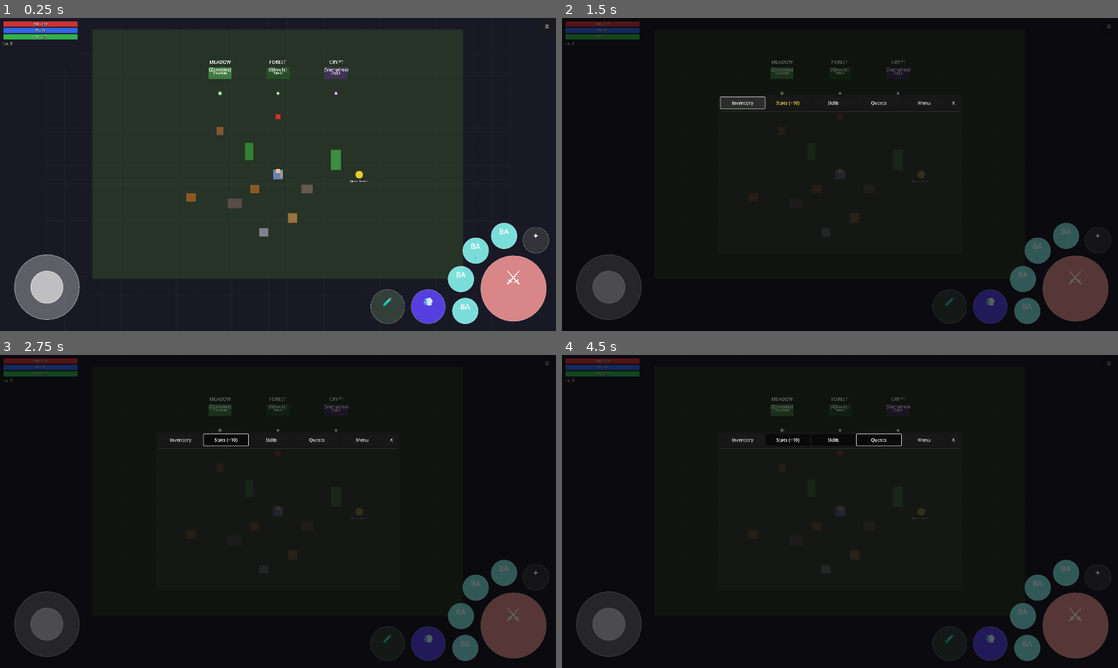
Above: before the commit, frames 1-4 (two rows, left to right).
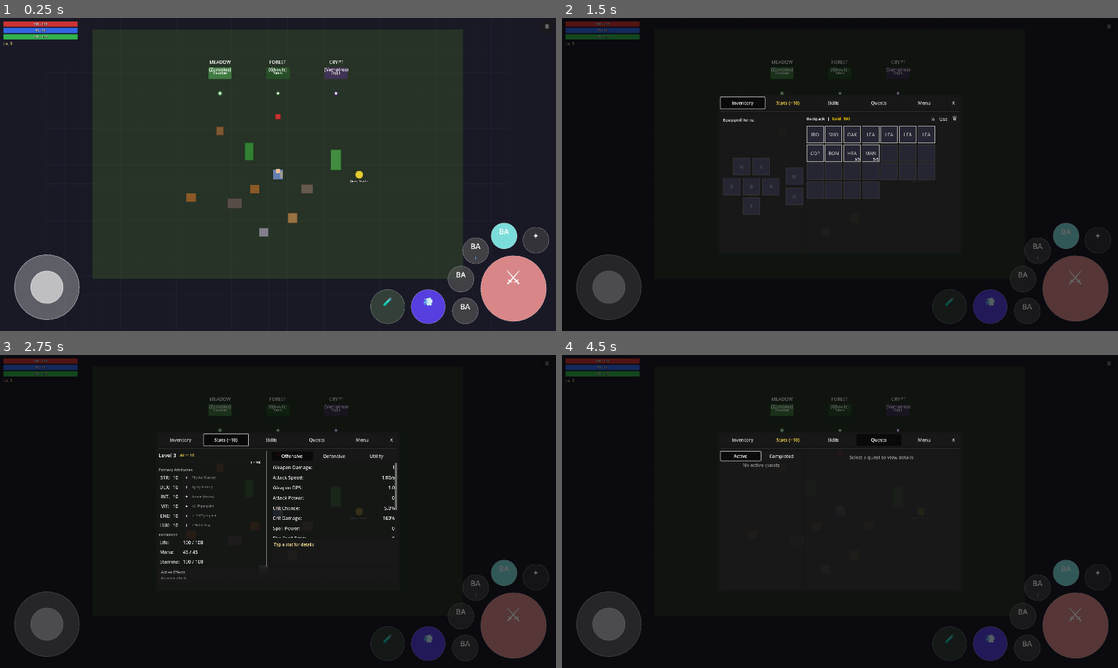
Above: after the commit, the same moments.

Repository: MatousHruska/MobileTestia
Game: Godot game, scene res://scenes/world/test_zone.tscn
Same seed, same stepped clock (60 frames per second), same inputs: the game is played once before the commit and once after it.
Inputs (mouse positions are in pixels of both pictures, inside the frame that each line leads up to):
- Up to frame 1 (0.25 s): no input
- Up to frame 2 (1.5 s): click "☰" at 0.5 s; click "Inventory" at 1.25 s
- Up to frame 3 (2.75 s): click "Stats (+10)" at 2 s
- Up to frame 4 (4.5 s): click "Skills" at 2.75 s; click "Quests" at 3.5 s; click (739, 455) at 4.25 s, where only the run after the commit has a clickable "Active"

The runs differ from the first frame. In frame 1, 0.9% of the frame differs, in the area x 80-88%, y 70-98%; in frame 2, 6.8%, in the area x 28-88%, y 25-98%; in frame 3, 1.8%; in frame 4, 1.1%.
Error before the commit: Parse Error: Identifier "Database" not declared in the current scope. (res://scripts/inventory/inventory_manager.gd:42)

Commit message:
Fix: Use DatabaseLoader autoload name

Diff:
--- a/scripts/inventory/inventory_manager.gd
+++ b/scripts/inventory/inventory_manager.gd
@@ -39,7 +39,7 @@
 
 func _ready() -> void:
 	# Load backpack size from database
-	backpack_size = Database.get_setting_int("inventory_slots", 25)
+	backpack_size = DatabaseLoader.get_setting_int("inventory_slots", 25)
 	_initialize_inventory()
 	# Connect equipment changes to stats recalculation
 	equipment_changed.connect(_on_equipment_changed)
--- a/scripts/ui/inventory/inventory_panel.gd
+++ b/scripts/ui/inventory/inventory_panel.gd
@@ -278,7 +278,7 @@
 	scroll_container.add_child(backpack_container)
 
 	# Create backpack slots (count from database)
-	var slot_count := Database.get_setting_int("inventory_slots", 25)
+	var slot_count := DatabaseLoader.get_setting_int("inventory_slots", 25)
 	for i in slot_count:
 		var slot := InventorySlot.new()
 		slot.slot_type = InventorySlot.SlotType.BACKPACK
